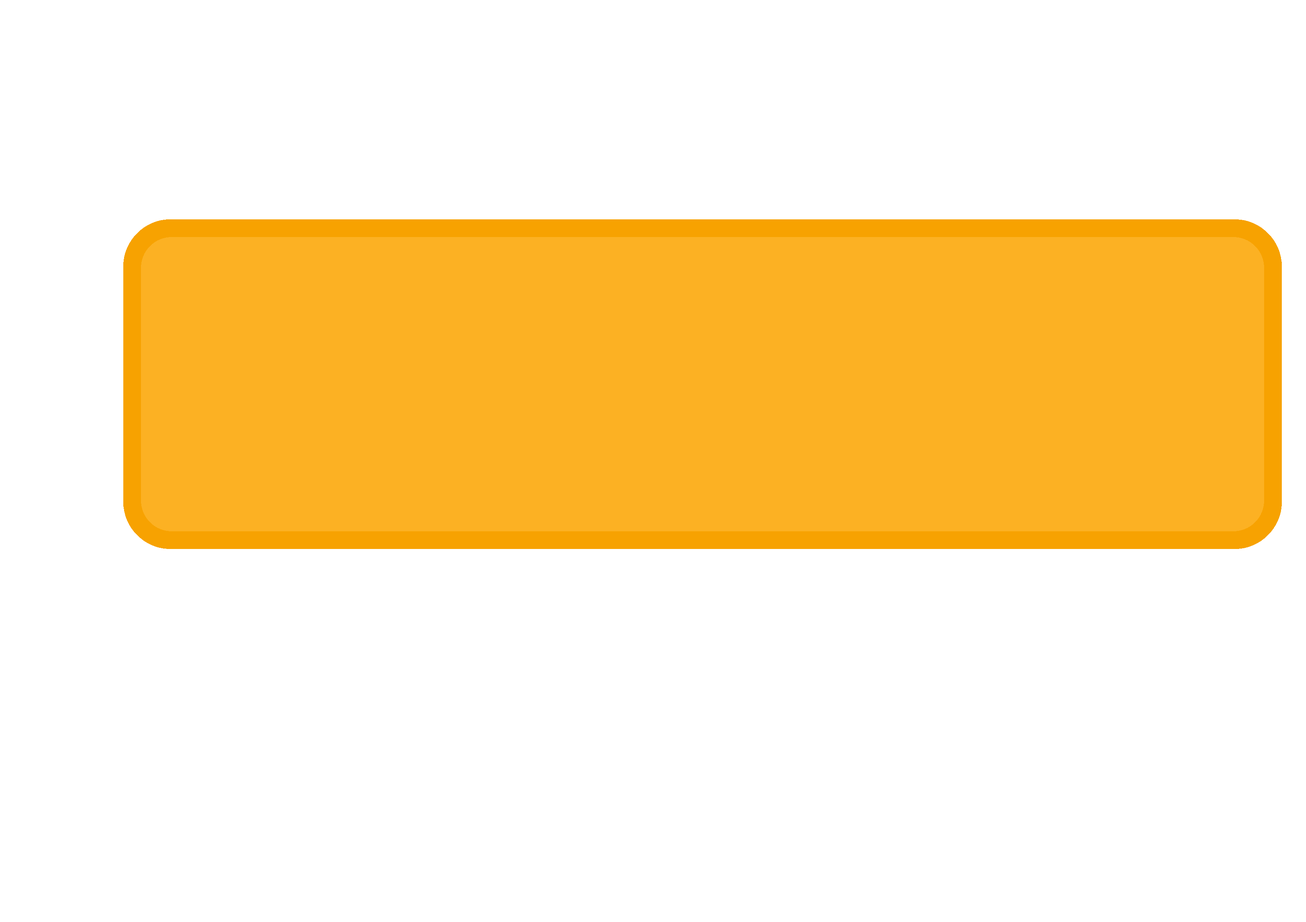
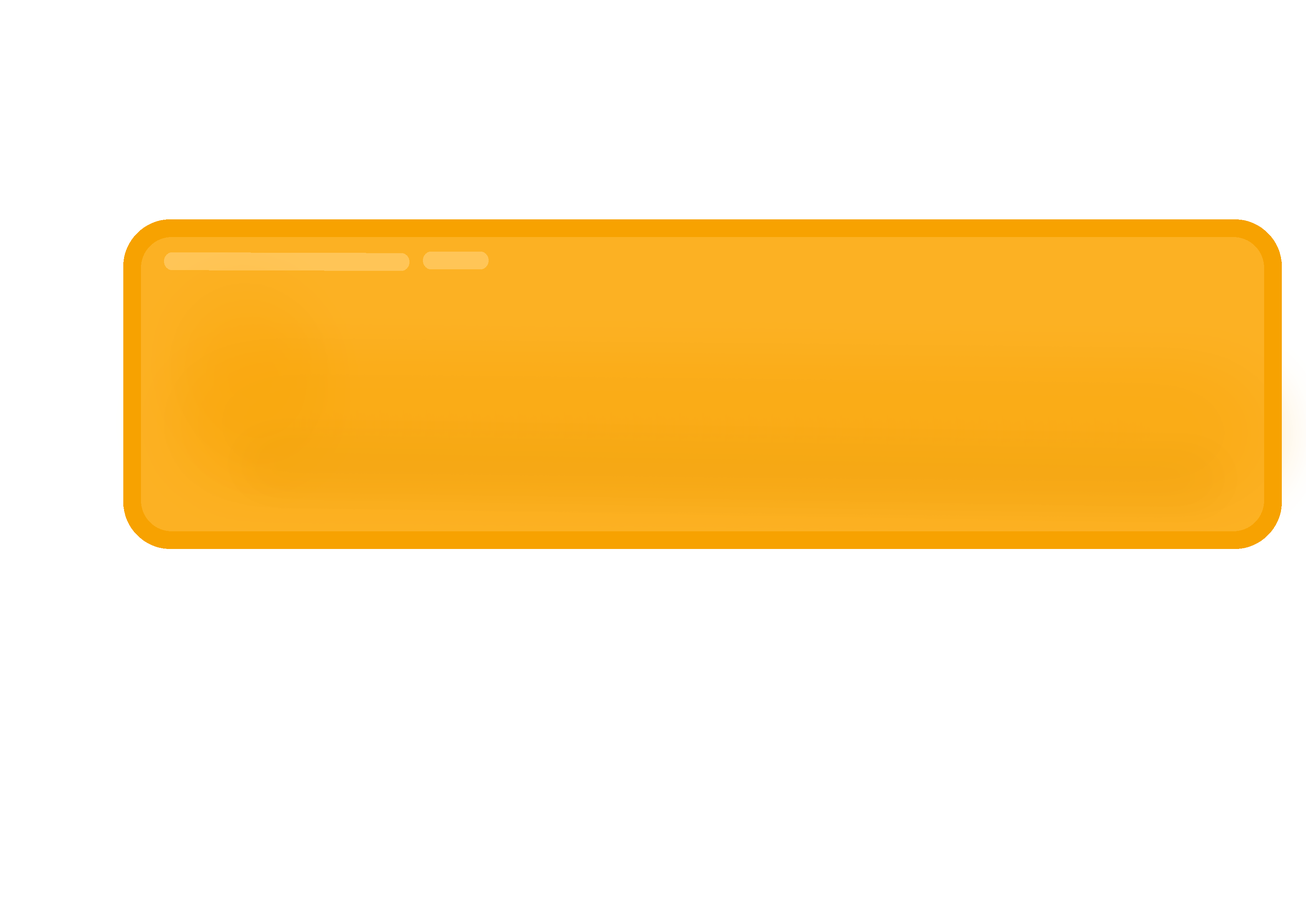
Before/after of a (1306, 922) layered artwork. What changed in the layer stack:
painted on "Oragne Button" over 149, 251, 1306, 524
